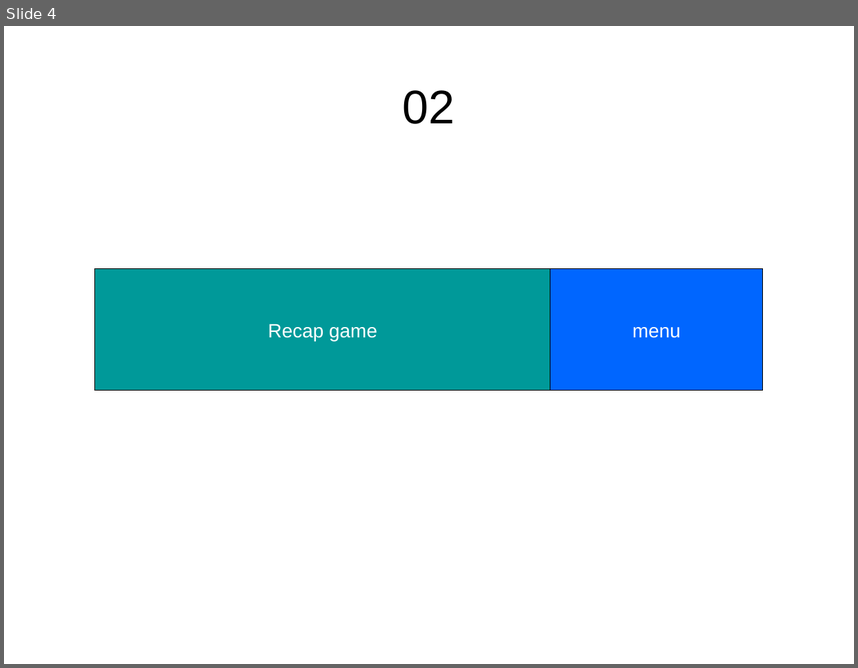
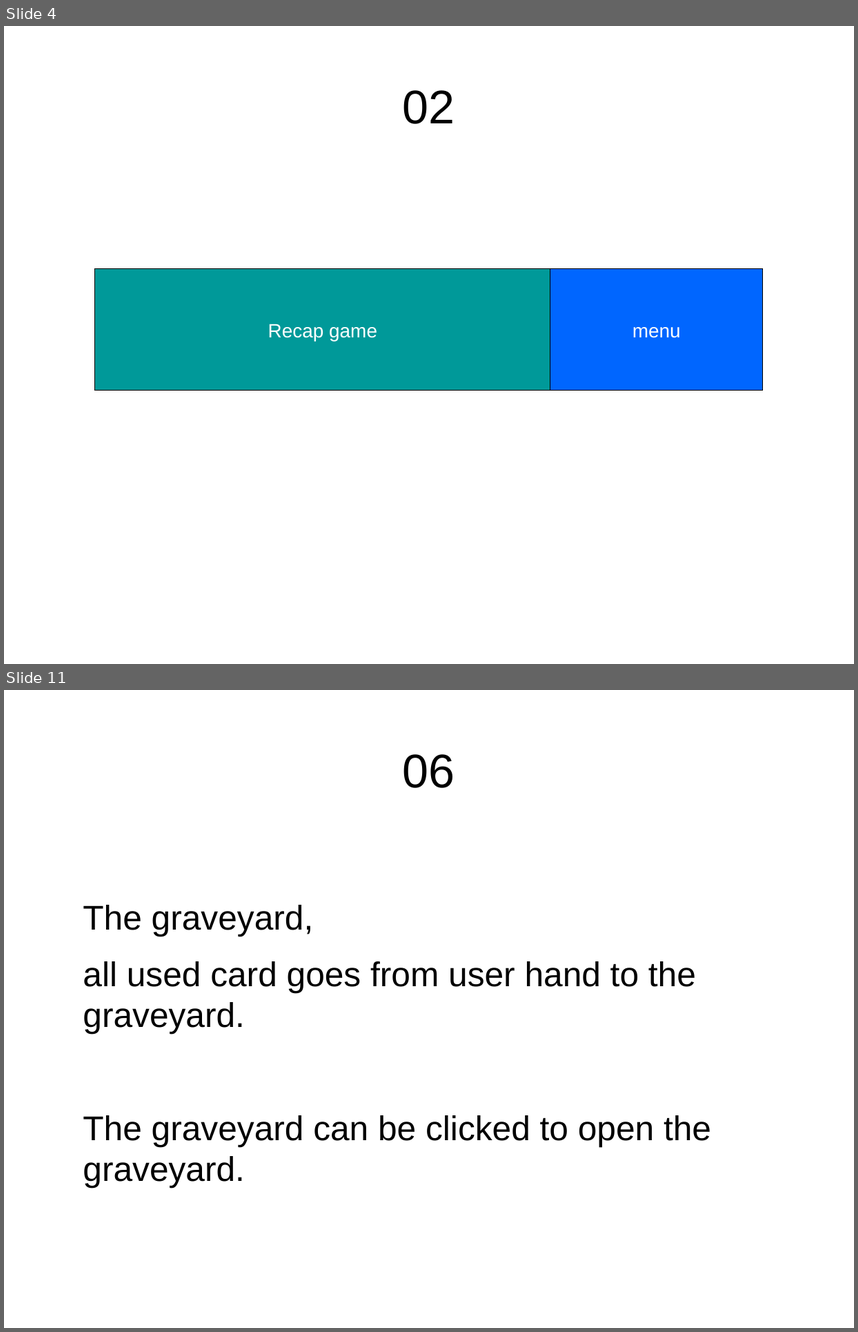
Before and after one commit to idolord/CryptDuel, a slide deck: documentation/interface.ingame.odp. Shown one above the other, each under a label of ours: slide 4 before the commit, slides 4 and 11 after it; the slides between them are not shown. The pictures are 858x668 and 858x1332 pixels, drawn with LibreOffice and Linux fonts; fonts in the diff are those of the drawing. Boxes give left, top, right and bottom in pixels: in the first picture for what was removed or moved away, otherwise in the second. Text is boxed around its words. In the diff, an @@ line names an element or a change of style, - is before the commit and + after.

```diff
--- a/documentation/interface.ingame.odp
+++ b/documentation/interface.ingame.odp
@@ slide 11 added at box(4, 690, 854, 1328), background #FFFFFF @@
@@ title added at box(403, 754, 455, 788), 44 pt, text #000000 @@
+06
@@ text added at box(83, 905, 711, 1187), 32 pt, text #000000 @@
+The graveyard,
+all used card goes from user hand to the graveyard.
+The graveyard can be clicked to open the graveyard.
```
Also in this commit, not shown: 2 slides changed, 7 other slides added.
